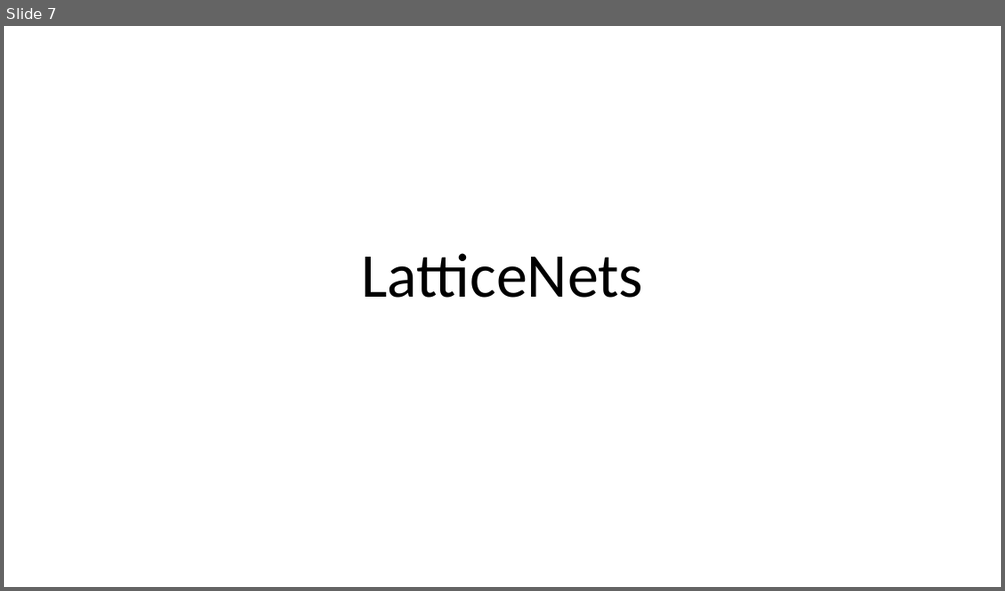
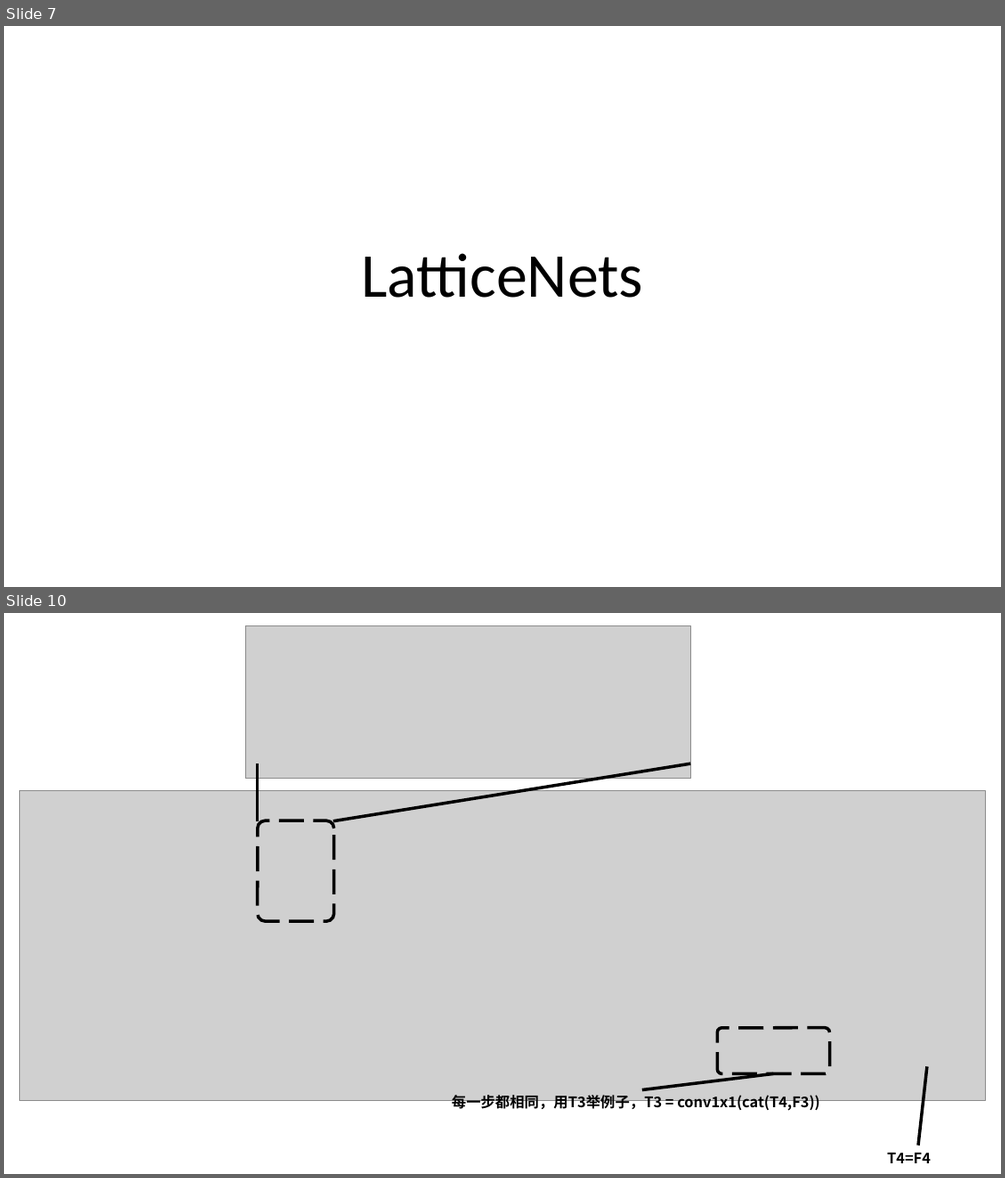
Before and after one commit to Elephant-King9/Paper, a slide deck: 论文插图.pptx. Shown one above the other, each under a label of ours: slide 7 before the commit, slides 7 and 10 after it; the slides between them are not shown. The pictures are 1005x591 and 1005x1178 pixels, drawn with LibreOffice and Linux fonts; fonts in the diff are those of the drawing; grey boxes stand for pictures. Boxes give left, top, right and bottom in pixels: in the first picture for what was removed or moved away, otherwise in the second. Text is boxed around its words. In the diff, an @@ line names an element or a change of style, - is before the commit and + after.

```diff
--- a/论文插图.pptx
+++ b/论文插图.pptx
@@ slide 10 added at (x1=4, y1=613, x2=1001, y2=1174), background #FFFFFF @@
@@ picture added at (x1=245, y1=625, x2=691, y2=779) @@
@@ line added from (258, 763) to (258, 821), #000000 3 pt @@
@@ line added from (690, 763) to (333, 821), #000000 3 pt @@
@@ picture added at (x1=20, y1=791, x2=986, y2=1101) @@
@@ rounded rectangle added at (x1=258, y1=821, x2=334, y2=922), outline #000000 3 pt dashed @@
@@ rounded rectangle added at (x1=718, y1=1027, x2=830, y2=1074), outline #000000 3 pt dashed @@
@@ line added from (927, 1066) to (919, 1145), #000000 3 pt @@
@@ line added from (774, 1074) to (642, 1090), #000000 3 pt @@
@@ text added at (x1=452, y1=1094, x2=820, y2=1112), 14 pt, text #000000, bold @@
+每一步都相同，用T3举例子，T3 = conv1x1(cat(T4,F3))
@@ text added at (x1=887, y1=1152, x2=930, y2=1163), 14 pt, text #000000, bold @@
+T4=F4
```
Also in this commit, not shown: 1 slide changed, 3 other slides added, 8 other files.
